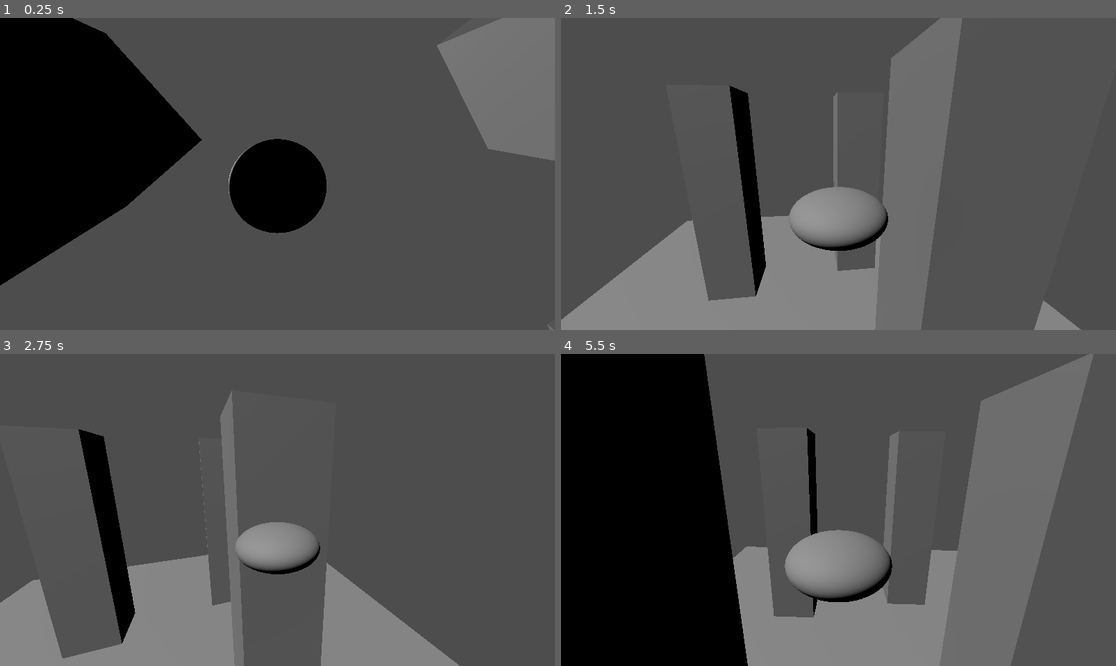
Above: before the commit, frames 1-4 (two rows, left to right).
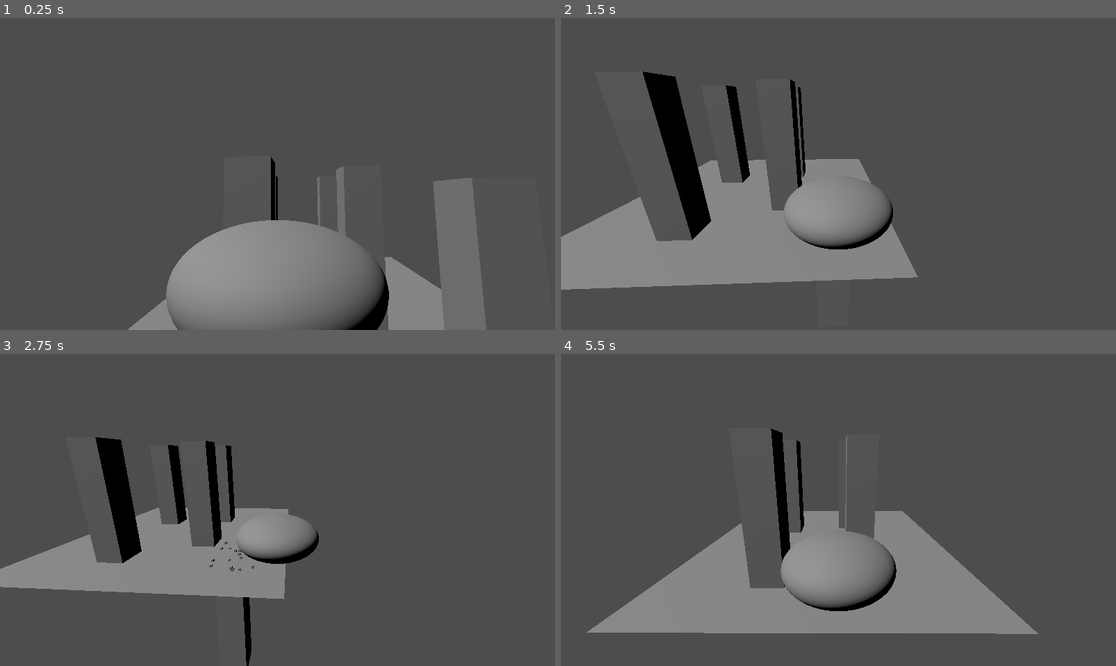
Above: after the commit, the same moments.

Repository: BSU-destroy-the-world/destroy_the_world
Game: Godot game, scene res://world_1/world_1.tscn
Two runs of this game, one before a commit and one after it. Both use one fixed random seed, a clock stepped at 60 frames per second and the inputs below.
Inputs:
- Up to frame 1 (0.25 s): no input
- Up to frame 2 (1.5 s): hold D (move_right) 0.53-1.28 s; tap X (dodge, bound only after the commit) at 0.6 s; hold S (move_backward) from 1.28 s (still down); tap Down (look_down) at 1.35 s
- Up to frame 3 (2.75 s): tap X (dodge, bound only after the commit) at 1.55, 2.3 s; release S (move_backward) at 2.03 s; hold D (move_right) from 2.03 s (still down); tap Left (look_left) at 2.1 s
- Up to frame 4 (5.5 s): release D (move_right) at 2.78 s; hold W (move_forward) 2.78-3.53 s; tap Right (look_right) at 2.85 s; tap X (dodge, bound only after the commit) at 3.05, 3.8, 4.35, 5.1 s; hold A (move_left) 3.53-5.03 s; tap Up (look_up) at 3.6 s; hold S (move_backward) from 5.03 s (still down)

The runs differ from the first frame. In frame 1, 47% of the frame differs, in the area x 0-100%, y 0-100%; in frame 2, 30%; in frame 3, 23%; in frame 4, 53%, in the area x 0-96%, y 0-100%.

Commit message:
Improve player controller
Signed-off-by: SquarePear <16364318+SquarePear@users.noreply.github.com>

Diff:
--- a/project/project.godot
+++ b/project/project.godot
@@ -31,50 +31,66 @@
 move_right={
 "deadzone": 0.5,
 "events": [Object(InputEventKey,"resource_local_to_scene":false,"resource_name":"","device":-1,"window_id":0,"alt_pressed":false,"shift_pressed":false,"ctrl_pressed":false,"meta_pressed":false,"pressed":false,"keycode":0,"physical_keycode":68,"key_label":0,"unicode":100,"echo":false,"script":null)
+, Object(InputEventJoypadMotion,"resource_local_to_scene":false,"resource_name":"","device":-1,"axis":0,"axis_value":1.0,"script":null)
 ]
 }
 move_forward={
 "deadzone": 0.5,
 "events": [Object(InputEventKey,"resource_local_to_scene":false,"resource_name":"","device":-1,"window_id":0,"alt_pressed":false,"shift_pressed":false,"ctrl_pressed":false,"meta_pressed":false,"pressed":false,"keycode":0,"physical_keycode":87,"key_label":0,"unicode":119,"echo":false,"script":null)
+, Object(InputEventJoypadMotion,"resource_local_to_scene":false,"resource_name":"","device":-1,"axis":1,"axis_value":-1.0,"script":null)
 ]
 }
 move_backward={
 "deadzone": 0.5,
 "events": [Object(InputEventKey,"resource_local_to_scene":false,"resource_name":"","device":-1,"window_id":0,"alt_pressed":false,"shift_pressed":false,"ctrl_pressed":false,"meta_pressed":false,"pressed":false,"keycode":0,"physical_keycode":83,"key_label":0,"unicode":115,"echo":false,"script":null)
+, Object(InputEventJoypadMotion,"resource_local_to_scene":false,"resource_name":"","device":-1,"axis":1,"axis_value":1.0,"script":null)
 ]
 }
 move_up={
 "deadzone": 0.5,
 "events": [Object(InputEventKey,"resource_local_to_scene":false,"resource_name":"","device":-1,"window_id":0,"alt_pressed":false,"shift_pressed":false,"ctrl_pressed":false,"meta_pressed":false,"pressed":false,"keycode":0,"physical_keycode":32,"key_label":0,"unicode":32,"echo":false,"script":null)
+, Object(InputEventJoypadButton,"resource_local_to_scene":false,"resource_name":"","device":-1,"button_index":0,"pressure":0.0,"pressed":true,"script":null)
 ]
 }
 move_down={
 "deadzone": 0.5,
 "events": [Object(InputEventKey,"resource_local_to_scene":false,"resource_name":"","device":-1,"window_id":0,"alt_press …(182 unchanged characters)…
+, Object(InputEventJoypadButton,"resource_local_to_scene":false,"resource_name":"","device":-1,"button_index":1,"pressure":0.0,"pressed":true,"script":null)
 ]
 }
 look_left={
 "deadzone": 0.5,
 "events": [Object(InputEventKey,"resource_local_to_scene":false,"resource_name":"","device":-1,"window_id":0,"alt_press …(182 unchanged characters)…
+, Object(InputEventJoypadMotion,"resource_local_to_scene":false,"resource_name":"","device":-1,"axis":2,"axis_value":-1.0,"script":null)
 ]
 }
 look_right={
 "deadzone": 0.5,
 "events": [Object(InputEventKey,"resource_local_to_scene":false,"resource_name":"","device":-1,"window_id":0,"alt_press …(182 unchanged characters)…
+, Object(InputEventJoypadMotion,"resource_local_to_scene":false,"resource_name":"","device":-1,"axis":2,"axis_value":1.0,"script":null)
 ]
 }
 look_up={
 "deadzone": 0.5,
 "events": [Object(InputEventKey,"resource_local_to_scene":false,"resource_name":"","device":-1,"window_id":0,"alt_press …(182 unchanged characters)…
+, Object(InputEventJoypadMotion,"resource_local_to_scene":false,"resource_name":"","device":-1,"axis":3,"axis_value":-1.0,"script":null)
 ]
 }
 look_down={
 "deadzone": 0.5,
 "events": [Object(InputEventKey,"resource_local_to_scene":false,"resource_name":"","device":-1,"window_id":0,"alt_press …(182 unchanged characters)…
+, Object(InputEventJoypadMotion,"resource_local_to_scene":false,"resource_name":"","device":-1,"axis":3,"axis_value":1.0,"script":null)
 ]
 }
 shoot={
 "deadzone": 0.5,
 "events": [Object(InputEventMouseButton,"resource_local_to_scene":false,"resource_name":"","device":-1,"window_id":0,"a …(236 unchanged characters)…
+, Object(InputEventJoypadMotion,"resource_local_to_scene":false,"resource_name":"","device":-1,"axis":5,"axis_value":1.0,"script":null)
 ]
 }
+dodge={
+"deadzone": 0.5,
+"events": [Object(InputEventKey,"resource_local_to_scene":false,"resource_name":"","device":-1,"window_id":0,"alt_pressed":false,"shift_pressed":false,"ctrl_pressed":false,"meta_pressed":false,"pressed":false,"keycode":0,"physical_keycode":88,"key_label":0,"unicode":120,"echo":false,"script":null)
+, Object(InputEventJoypadButton,"resource_local_to_scene":false,"resource_name":"","device":-1,"button_index":2,"pressure":0.0,"pressed":true,"script":null)
+]
+}
--- a/project/ship/camera_controller.gd
+++ b/project/ship/camera_controller.gd
@@ -1,6 +1,6 @@
 extends Node3D
 
-@export var speed := 4.2
+@export var speed := 10.0
 @export var camera: Camera3D
 @export var target: Node3D
 @export var focus: Node3D
@@ -9,8 +9,8 @@
 func _process(delta):
 	var look_input := Input.get_vector("look_left", "look_right", "look_up", "look_down")
 
-	rotate_y(look_input.x * delta * 2)
-	focus.global_position.y += -look_input.y * delta * 2
+	rotate_y(-look_input.x * delta * 5)
+	focus.global_position.y += -look_input.y * delta * 5
 
 	var distance := camera.global_position.distance_to(target.global_position)
 
--- a/project/ship/ship.gd
+++ b/project/ship/ship.gd
@@ -1,16 +1,44 @@
 extends CharacterBody3D
 
-const SPEED = 5.0
+const SPEED = 15.0
+const DODGE_SPEED = 100.0
+const DODGE_SLOWDOWN = 0.5
+
+var can_dodge := true
+var dodging := false
 
 @onready var camera_mount := $CameraMount
+@onready var dodge_cooldown_timer := $DodgeCooldownTimer
 
 
 func _physics_process(_delta):
 	var direction = _get_camera_oriented_input()
+	var just_dodged = Input.is_action_just_pressed("dodge")
+
+	if can_dodge && direction && just_dodged && !dodging:
+		var normalized_direction = direction.normalized()
+
+		velocity.x = normalized_direction.x * DODGE_SPEED
+		velocity.z = normalized_direction.z * DODGE_SPEED
+
+		dodging = true
+		can_dodge = false
+
+		dodge_cooldown_timer.start()
+
+	if dodging:
+		velocity = velocity.move_toward(Vector3.ZERO, SPEED * DODGE_SLOWDOWN)
+
+		move_and_slide()
+
+		if velocity == Vector3.ZERO:
+			dodging = false
+
+		return
 
 	if direction:
-		velocity.x = direction.x * SPEED
-		velocity.z = direction.z * SPEED
+		velocity.x = move_toward(velocity.x, direction.x * SPEED, SPEED)
+		velocity.z = move_toward(velocity.z, direction.z * SPEED, SPEED)
 	else:
 		velocity.x = move_toward(velocity.x, 0, SPEED)
 		velocity.z = move_toward(velocity.z, 0, SPEED)
@@ -19,7 +47,7 @@
 		Input.get_action_strength("move_up") - Input.get_action_strength("move_down")
 	)
 
-	if vertical_input:
+	if vertical_input && !just_dodged:
 		velocity.y = move_toward(velocity.y, vertical_input * SPEED, SPEED)
 	else:
 		velocity.y = move_toward(velocity.y, 0, SPEED)
@@ -38,3 +66,7 @@
 	input = camera_mount.global_transform.basis * input
 	input.y = 0.0
 	return input
+
+
+func _on_dodge_cooldown_timer_timeout():
+	can_dodge = true
--- a/project/ship/ship.tscn
+++ b/project/ship/ship.tscn
@@ -33,3 +33,9 @@
 
 [node name="Focus" type="Node3D" parent="CameraMount"]
 transform = Transform3D(1, 0, 0, 0, 1, 0, 0, 0, 1, 0, 1, 0)
+
+[node name="DodgeCooldownTimer" type="Timer" parent="."]
+wait_time = 5.0
+one_shot = true
+
+[connection signal="timeout" from="DodgeCooldownTimer" to="." method="_on_dodge_cooldown_timer_timeout"]
--- a/project/world_1/world_1.tscn
+++ b/project/world_1/world_1.tscn
@@ -20,7 +20,7 @@
 shape = SubResource("ConcavePolygonShape3D_kmk48")
 
 [node name="ship" parent="." instance=ExtResource("1_8bswx")]
-transform = Transform3D(1, 0, 0, 0, 1, 0, 0, 0, 1, -2.78146, 17.2047, 9.87994)
+transform = Transform3D(1, 0, 0, 0, 1, 0, 0, 0, 1, -2.78146, 17.2047, 36.079)
 
 [node name="DirectionalLight3D" type="DirectionalLight3D" parent="."]
 transform = Transform3D(0.398182, 0.753744, -0.522801, -0.0665359, 0.592161, 0.803068, 0.91489, -0.284982, 0.285939, 0, 16.6962, 0)
